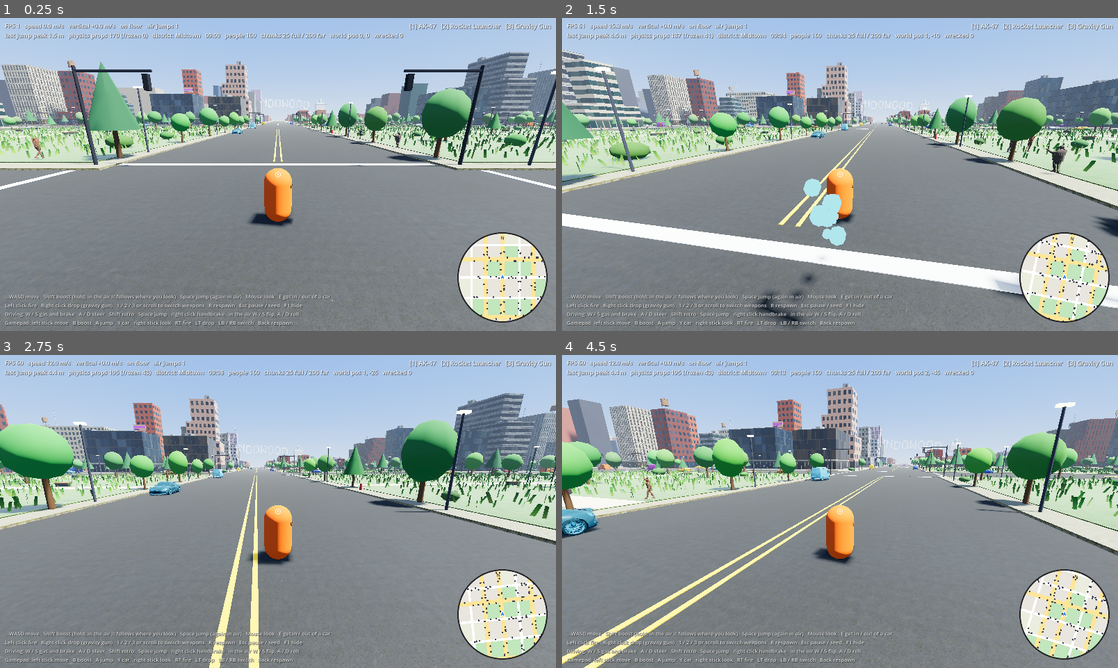
Above: before the commit, frames 1-4 (two rows, left to right).
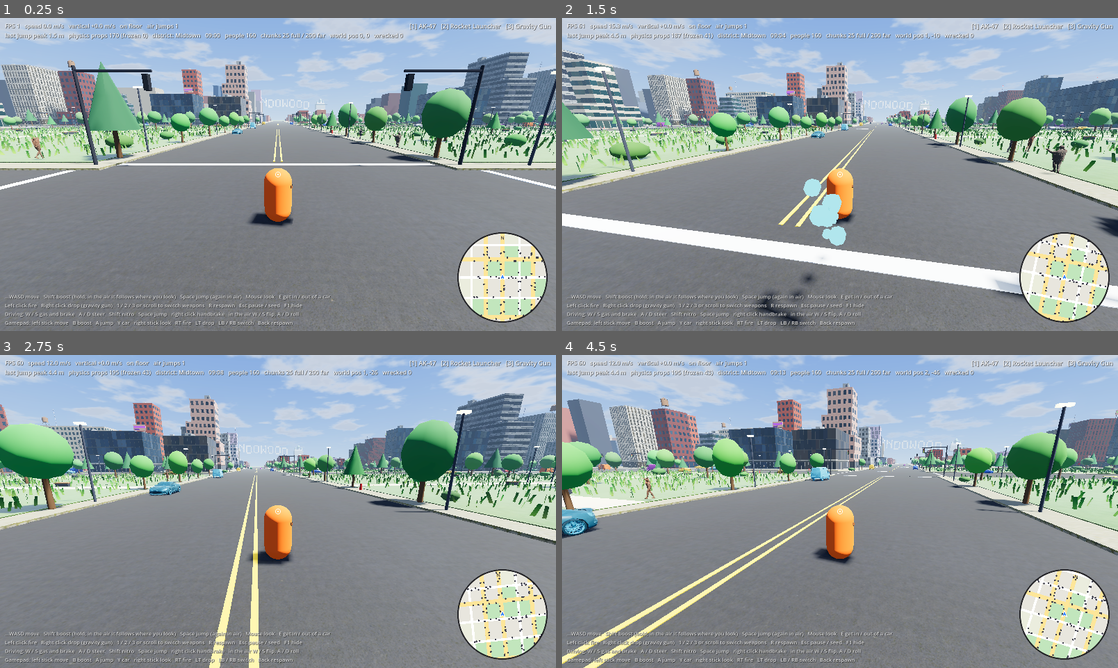
Above: after the commit, the same moments.

Repository: ashalluf/rando-game
Game: Godot game, scene res://scenes/levels/city.tscn
Two runs of this game, one before a commit and one after it. Both use one fixed random seed, a clock stepped at 60 frames per second and the inputs below.
Inputs (mouse positions are in pixels of both pictures, inside the frame that each line leads up to):
- Up to frame 1 (0.25 s): no input
- Up to frame 2 (1.5 s): move the mouse to (867, 174) at 0.52 s; hold Right mouse button (alt_fire) 0.53-1.28 s; hold W (move_forward) from 0.53 s (still down); tap Space (jump) at 0.77 s; move the mouse to (812, 174) at 1.27 s; tap Shift (boost) at 1.35 s
- Up to frame 3 (2.75 s): keep holding W (move_forward); tap Space (jump) at 1.52 s; move the mouse to (289, 505) at 2.02 s; press the mouse at (289, 505) at 2.03 s
- Up to frame 4 (4.5 s): keep holding W (move_forward); move the mouse to (834, 517) at 2.77 s; release the mouse at (834, 517) at 2.78 s; tap E (interact) at 2.85 s; tap Space (jump) at 3.02, 3.77 s; move the mouse to (878, 514) at 3.52 s; tap Mouse wheel up (next_weapon) at 3.6 s; move the mouse to (795, 508) at 4.27 s; tap Mouse wheel down (prev_weapon) at 4.35 s

The runs differ from the first frame. In frame 1, 1.1% of the frame differs, in the area x 3-100%, y 0-41%; in frame 2, 1.1%; in frame 3, 2.0%, in the area x 0-100%, y 0-45%; in frame 4, 1.4%.

Commit message:
A real sky: sun disc, drifting clouds, golden hour, stars
shaders/sky.gdshader replaces the flat procedural sky: zenith to hazy
horizon gradient, sun disc with halo (a pale moon at night), five-octave
noise clouds that drift and catch the sun, stars that twinkle in. DayNight
sets the palette per hour with a proper 1.5 h golden hour: orange
horizon, purple zenith, peach clouds. Works on the web renderer too.

How to test: watch a full day (Esc shows the clock; ?hour=17.5 on the
web jumps to sunset). Say if you want more or fewer clouds
(cloud_coverage in DayNight), a longer sunset, or brighter nights.

Co-Authored-By: Claude Fable 5.1 <noreply@anthropic.com>
Claude-Session: https://claude.ai/code/session_013mJoQrtobT2mZqUs9rjLvy

Diff:
--- a/scenes/levels/city.tscn
+++ b/scenes/levels/city.tscn
@@ -1,21 +1,18 @@
-[gd_scene load_steps=9 format=3]
+[gd_scene load_steps=10 format=3]
 
 [ext_resource type="Script" path="res://scripts/world/city_streamer.gd" id="1_city"]
 [ext_resource type="PackedScene" path="res://scenes/player/player.tscn" id="2_player"]
 [ext_resource type="PackedScene" path="res://scenes/ui/debug_hud.tscn" id="3_hud"]
 [ext_resource type="Script" path="res://scripts/world/day_night.gd" id="4_daynight"]
 [ext_resource type="PackedScene" path="res://scenes/ui/pause_menu.tscn" id="5_pause"]
+[ext_resource type="Shader" path="res://shaders/sky.gdshader" id="6_sky"]
 
-[sub_resource type="ProceduralSkyMaterial" id="ProceduralSkyMaterial_sky"]
-sky_top_color = Color(0.33, 0.55, 0.92, 1)
-sky_horizon_color = Color(0.78, 0.86, 0.96, 1)
-ground_bottom_color = Color(0.22, 0.22, 0.24, 1)
-ground_horizon_color = Color(0.78, 0.86, 0.96, 1)
-sun_angle_max = 30.0
-sun_curve = 0.15
+[sub_resource type="ShaderMaterial" id="ShaderMaterial_sky"]
+shader = ExtResource("6_sky")
 
 [sub_resource type="Sky" id="Sky_sky"]
-sky_material = SubResource("ProceduralSkyMaterial_sky")
+sky_material = SubResource("ShaderMaterial_sky")
+radiance_size = 2
 
 [sub_resource type="Environment" id="Environment_env"]
 background_mode = 2
--- a/scripts/world/day_night.gd
+++ b/scripts/world/day_night.gd
@@ -12,11 +12,21 @@
 @export var night_sun_color: Color = Color(0.62, 0.72, 1.0)
 @export var day_sun_energy: float = 1.0
 @export var night_sun_energy: float = 0.55
-@export var day_sky_top: Color = Color(0.33, 0.55, 0.92)
-@export var day_horizon: Color = Color(0.78, 0.86, 0.96)
-@export var dusk_horizon: Color = Color(0.95, 0.6, 0.4)
-@export var night_sky_top: Color = Color(0.05, 0.08, 0.18)
-@export var night_horizon: Color = Color(0.16, 0.2, 0.34)
+@export_group("Sky")
+@export var day_sky_top: Color = Color(0.1, 0.3, 0.74)
+@export var day_horizon: Color = Color(0.7, 0.82, 0.95)
+@export var dusk_sky_top: Color = Color(0.16, 0.18, 0.42)
+@export var dusk_horizon: Color = Color(1.0, 0.55, 0.3)
+@export var night_sky_top: Color = Color(0.02, 0.035, 0.09)
+@export var night_horizon: Color = Color(0.07, 0.09, 0.19)
+## Cloud tints by day, at dusk and by night (lit side / shadow side).
+@export var day_cloud: Color = Color(1.0, 1.0, 1.0)
+@export var day_cloud_shadow: Color = Color(0.58, 0.63, 0.74)
+@export var dusk_cloud: Color = Color(1.0, 0.72, 0.5)
+@export var dusk_cloud_shadow: Color = Color(0.45, 0.3, 0.42)
+## Cloud amount 0..1. Changes slowly over the day for variety.
+@export var cloud_coverage: float = 0.42
+@export_group("")
 ## Ambient light color and strength by day and by night (moonlight).
 @export var day_ambient: Color = Color(0.62, 0.7, 0.85)
 @export var night_ambient: Color = Color(0.3, 0.38, 0.6)
@@ -31,7 +41,7 @@
 
 var _sun: DirectionalLight3D
 var _env: Environment
-var _sky: ProceduralSkyMaterial
+var _sky: ShaderMaterial
 var _paused: bool = false
 
 
@@ -42,7 +52,7 @@
 	if we:
 		_env = we.environment
 		if _env and _env.sky:
-			_sky = _env.sky.sky_material as ProceduralSkyMaterial
+			_sky = _env.sky.sky_material as ShaderMaterial
 	_apply_override()
 	_apply()
 
@@ -84,7 +94,8 @@
 	var elevation := sin(t * PI) # negative at night
 	var daylight := clampf(elevation * 3.0, 0.0, 1.0)
 	night_factor = 1.0 - clampf((elevation + 0.05) * 6.0, 0.0, 1.0)
-	var dusk := clampf(1.0 - absf(elevation) * 5.0, 0.0, 1.0) * float(elevation > -0.15)
+	# Golden hour: about 1.5 h either side of sunrise and sunset.
+	var dusk := clampf(1.0 - absf(elevation) * 2.6, 0.0, 1.0) * float(elevation > -0.3)
 	if _sun:
 		# By day the sun tracks the hour; by night the same light is a high, bright moon.
 		var pitch := -elevation * 85.0 if elevation > 0.0 else -55.0
@@ -94,10 +105,15 @@
 		_sun.light_energy = lerpf(night_sun_energy, day_sun_energy, daylight)
 		_sun.shadow_enabled = true
 	if _sky:
-		_sky.sky_top_color = day_sky_top.lerp(night_sky_top, night_factor)
 		var horizon := day_horizon.lerp(dusk_horizon, dusk).lerp(night_horizon, night_factor)
-		_sky.sky_horizon_color = horizon
-		_sky.ground_horizon_color = horizon
+		_sky.set_shader_parameter("sky_top", day_sky_top.lerp(dusk_sky_top, dusk).lerp(night_sky_top, night_factor))
+		_sky.set_shader_parameter("sky_horizon", horizon)
+		_sky.set_shader_parameter("cloud_color", day_cloud.lerp(dusk_cloud, dusk))
+		_sky.set_shader_parameter("cloud_shadow", day_cloud_shadow.lerp(dusk_cloud_shadow, dusk))
+		_sky.set_shader_parameter("cloud_coverage", cloud_coverage + 0.12 * sin(hour * 0.9))
+		_sky.set_shader_parameter("stars", night_factor)
+		_sky.set_shader_parameter("haze", lerpf(0.55, 0.8, dusk))
+		_sky.set_shader_parameter("sun_glow", lerpf(0.9, 1.6, dusk))
 	if _env:
 		_env.fog_light_color = day_horizon.lerp(night_horizon, night_factor)
 		_env.ambient_light_source = Environment.AMBIENT_SOURCE_COLOR
--- /dev/null
+++ b/shaders/sky.gdshader
@@ -0,0 +1,105 @@
+shader_type sky;
+// Picturesque sky: deep zenith to hazy horizon, a real sun disc with glow, drifting FBM clouds
+// lit by the sun, a moon and stars at night. DayNight sets the colors per hour; the shader
+// works on the Compatibility (web) renderer too.
+
+global uniform float night_factor;
+
+uniform vec3 sky_top : source_color = vec3(0.12, 0.32, 0.75);
+uniform vec3 sky_horizon : source_color = vec3(0.70, 0.82, 0.95);
+uniform vec3 ground_color : source_color = vec3(0.30, 0.32, 0.36);
+/// Sun disc radius (radians) and halo strength.
+uniform float sun_size : hint_range(0.0, 0.1) = 0.014;
+uniform float sun_glow : hint_range(0.0, 3.0) = 0.9;
+uniform vec3 sun_tint : source_color = vec3(1.0, 0.96, 0.88);
+/// Cloud amount (0 = clear, 1 = overcast), edge softness and drift speed.
+uniform float cloud_coverage : hint_range(0.0, 1.0) = 0.42;
+uniform float cloud_softness : hint_range(0.02, 1.0) = 0.35;
+uniform float cloud_speed = 0.006;
+uniform vec3 cloud_color : source_color = vec3(1.0, 1.0, 1.0);
+uniform vec3 cloud_shadow : source_color = vec3(0.58, 0.63, 0.74);
+/// Extra horizon haze (0..1) and star brightness (night).
+uniform float haze : hint_range(0.0, 1.0) = 0.55;
+uniform float stars : hint_range(0.0, 1.0) = 0.0;
+uniform float moon_size : hint_range(0.0, 0.1) = 0.02;
+
+float hash12(vec2 p) {
+	vec3 p3 = fract(vec3(p.xyx) * 0.1031);
+	p3 += dot(p3, p3.yzx + 33.33);
+	return fract((p3.x + p3.y) * p3.z);
+}
+
+float vnoise(vec2 p) {
+	vec2 i = floor(p);
+	vec2 f = fract(p);
+	f = f * f * (3.0 - 2.0 * f);
+	float a = hash12(i);
+	float b = hash12(i + vec2(1.0, 0.0));
+	float c = hash12(i + vec2(0.0, 1.0));
+	float d = hash12(i + vec2(1.0, 1.0));
+	return mix(mix(a, b, f.x), mix(c, d, f.x), f.y);
+}
+
+float fbm(vec2 p) {
+	float v = 0.0;
+	float amp = 0.5;
+	for (int i = 0; i < 5; i++) {
+		v += amp * vnoise(p);
+		p = p * 2.03 + vec2(17.3, 9.1);
+		amp *= 0.5;
+	}
+	return v;
+}
+
+void sky() {
+	vec3 dir = EYEDIR;
+	float up = dir.y;
+	float t = clamp(up, 0.0, 1.0);
+	vec3 col = mix(sky_horizon, sky_top, pow(t, 0.5));
+	// Haze piles up at the horizon.
+	col = mix(col, sky_horizon, haze * exp(-max(up, 0.0) * 8.0));
+
+	vec3 sun_dir = LIGHT0_DIRECTION;
+	float cos_sun = dot(dir, sun_dir);
+	float ang = acos(clamp(cos_sun, -1.0, 1.0));
+	vec3 light_col = LIGHT0_COLOR * sun_tint;
+	if (LIGHT0_ENABLED) {
+		// By day LIGHT0 is the sun, by night DayNight turns the same light into the moon.
+		float disc_size = mix(sun_size, moon_size, night_factor);
+		float disc = 1.0 - smoothstep(disc_size * 0.75, disc_size, ang);
+		float glow = pow(max(cos_sun, 0.0), 48.0) * 0.8 + pow(max(cos_sun, 0.0), 6.0) * 0.18;
+		glow *= sun_glow * (1.0 - night_factor * 0.7);
+		vec3 disc_col = mix(light_col * 6.0, vec3(0.95, 0.97, 1.0) * 2.0, night_factor);
+		col += glow * light_col * float(up > -0.15);
+		col = mix(col, disc_col, disc * float(up > -0.05));
+	}
+
+	// Stars, fading in with the night and out toward the horizon.
+	if (stars > 0.0 && up > 0.0) {
+		vec3 cell = floor(dir * 340.0);
+		float h = hash12(cell.xz * 1.7 + cell.y * 13.1);
+		float twinkle = 0.7 + 0.3 * sin(TIME * 2.0 + h * 40.0);
+		float star = smoothstep(0.992, 1.0, h) * twinkle * stars * smoothstep(0.0, 0.25, up);
+		col += vec3(star);
+	}
+
+	// Clouds on a plane above the camera, drifting with time.
+	if (up > 0.0) {
+		vec2 uv = dir.xz / (up + 0.12) * 2.2 + vec2(TIME * cloud_speed, TIME * cloud_speed * 0.4);
+		// fbm sits around 0.3..0.75; stretch it to 0..1 so coverage means what it says.
+		float d = clamp((fbm(uv) - 0.3) * 2.2, 0.0, 1.0);
+		float detail = clamp((fbm(uv * 3.5 + 3.7) - 0.3) * 2.2, 0.0, 1.0);
+		float shape = d * 0.8 + detail * 0.2;
+		float density = smoothstep(1.0 - cloud_coverage, 1.0 - cloud_coverage + cloud_softness, shape);
+		density *= smoothstep(0.0, 0.22, up);
+		float thick = clamp((shape - (1.0 - cloud_coverage)) / max(cloud_softness, 0.02), 0.0, 1.0);
+		vec3 cloud = mix(cloud_color, cloud_shadow, thick * 0.8);
+		float lit = pow(max(cos_sun, 0.0), 3.0) * (1.0 - night_factor * 0.8);
+		cloud += light_col * lit * 0.35;
+		cloud = mix(cloud, cloud * 0.12 + vec3(0.02, 0.025, 0.04), night_factor);
+		col = mix(col, cloud, density * 0.92);
+	} else {
+		col = mix(sky_horizon, ground_color, clamp(-up * 6.0, 0.0, 1.0));
+	}
+	COLOR = col;
+}
Not shown, added: shaders/sky.gdshader.uid
Not shown, changed: CLAUDE.md
Not shown, changed: docs/GAME_PLAN.md
